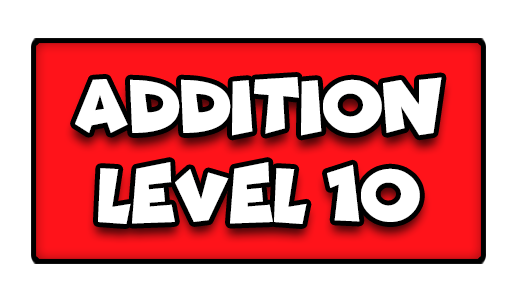
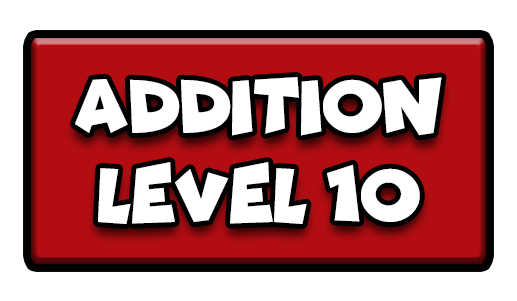
Comparing the layer stacks of the two 517 x 301 images. Changes:
painted on "Rounded Rectangle 1" over bbox(31, 38, 486, 264)
